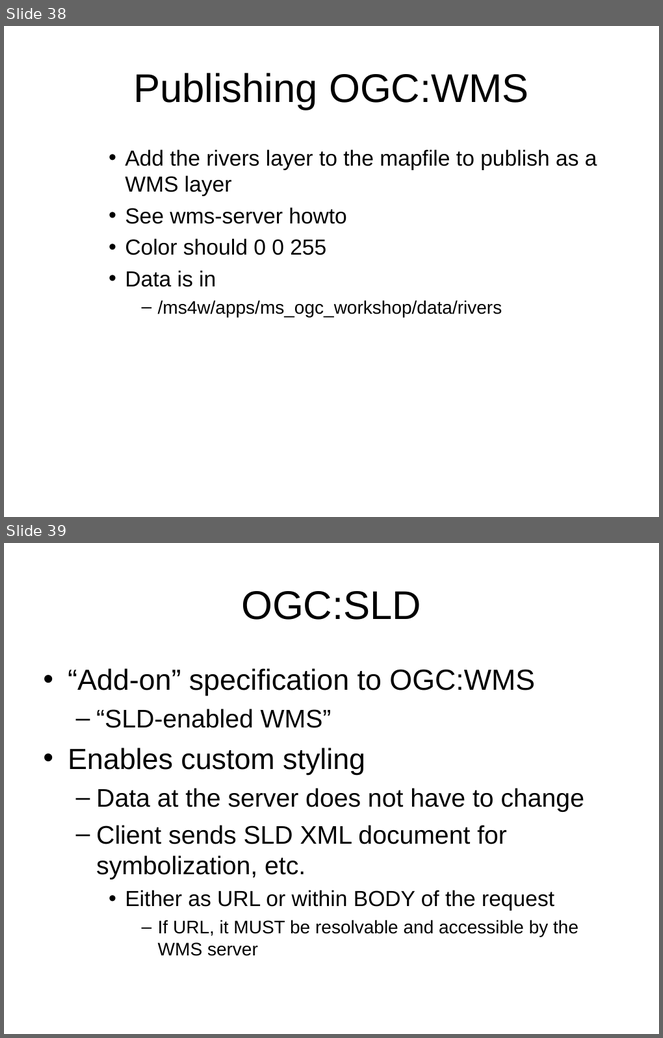
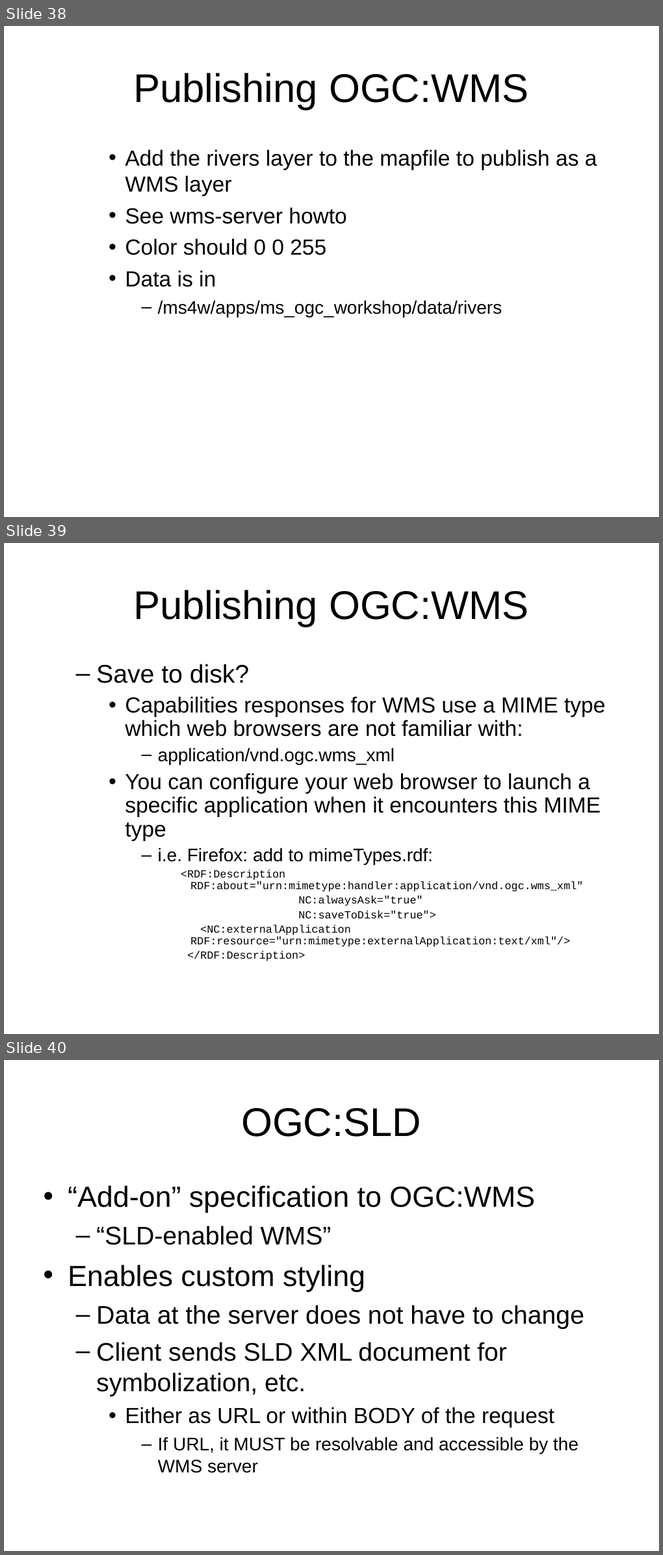
Before and after one commit to MapServer/ms-ogc-workshop, a slide deck: doc/ms_ogc_workshop.ppt. Shown one above the other, each under a label of ours: slides 38 and 39 before the commit, slides 38, 39 and 40 after it. The pictures are 663x1038 and 663x1555 pixels, drawn with LibreOffice and Linux fonts; fonts in the diff are those of the drawing. Boxes give left, top, right and bottom in pixels: in the first picture for what was removed or moved away, otherwise in the second. Text is boxed around its words. In the diff, an @@ line names an element or a change of style, - is before the commit and + after.

Commit message:
added info for MIME type handling for WMS

```diff
--- a/doc/ms_ogc_workshop.ppt
+++ b/doc/ms_ogc_workshop.ppt
@@ slide 39 added at (x1=4, y1=543, x2=659, y2=1034), background #FFFFFF @@
@@ title added at (x1=133, y1=590, x2=529, y2=627), 44 pt, text #000000 @@
+Publishing OGC:WMS
@@ text added at (x1=96, y1=664, x2=605, y2=962), 12 pt, text #000000 @@
+  – Save to disk?
+    • Capabilities responses for WMS use a MIME type which web browsers are not familiar with:
+      – application/vnd.ogc.wms_xml
+    • You can configure your web browser to launch a specific application when it encounters this MIME type
+      – i.e. Firefox: add to mimeTypes.rdf:
+        <RDF:Description RDF:about="urn:mimetype:handler:application/vnd.ogc.wms_xml"
+        NC:alwaysAsk="true"
+        NC:saveToDisk="true">
+        <NC:externalApplication RDF:resource="urn:mimetype:externalApplication:text/xml"/>
+        </RDF:Description>
@@ what was slide 39 is now slide 40 @@
```
